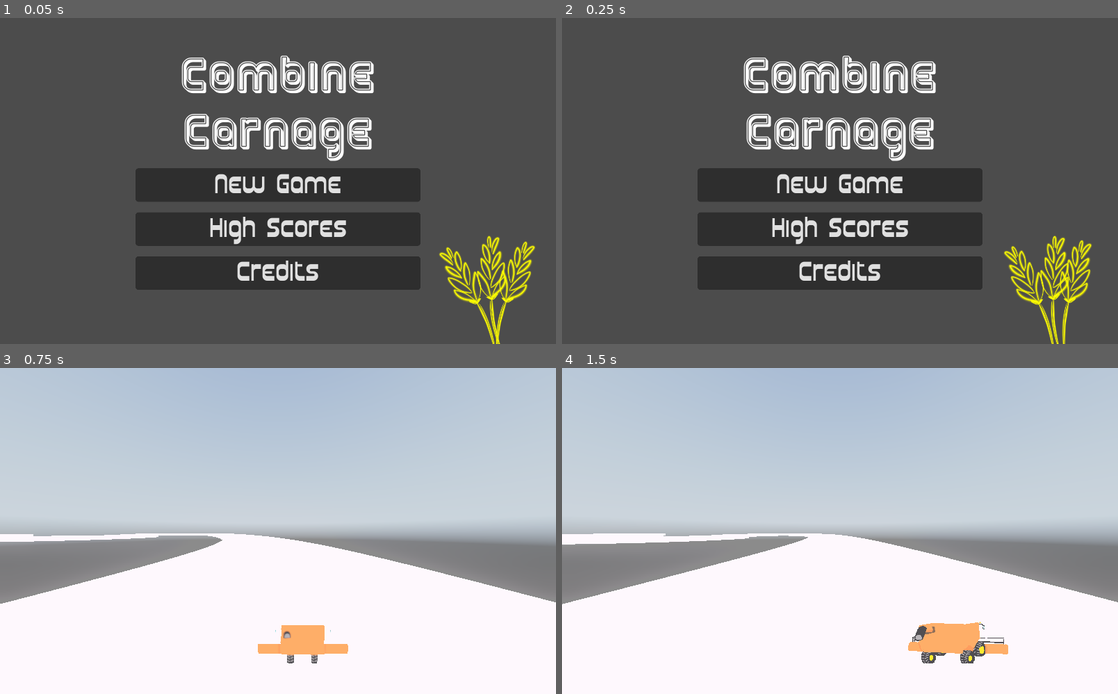
Above: before the commit, frames 1-4 (two rows, left to right).
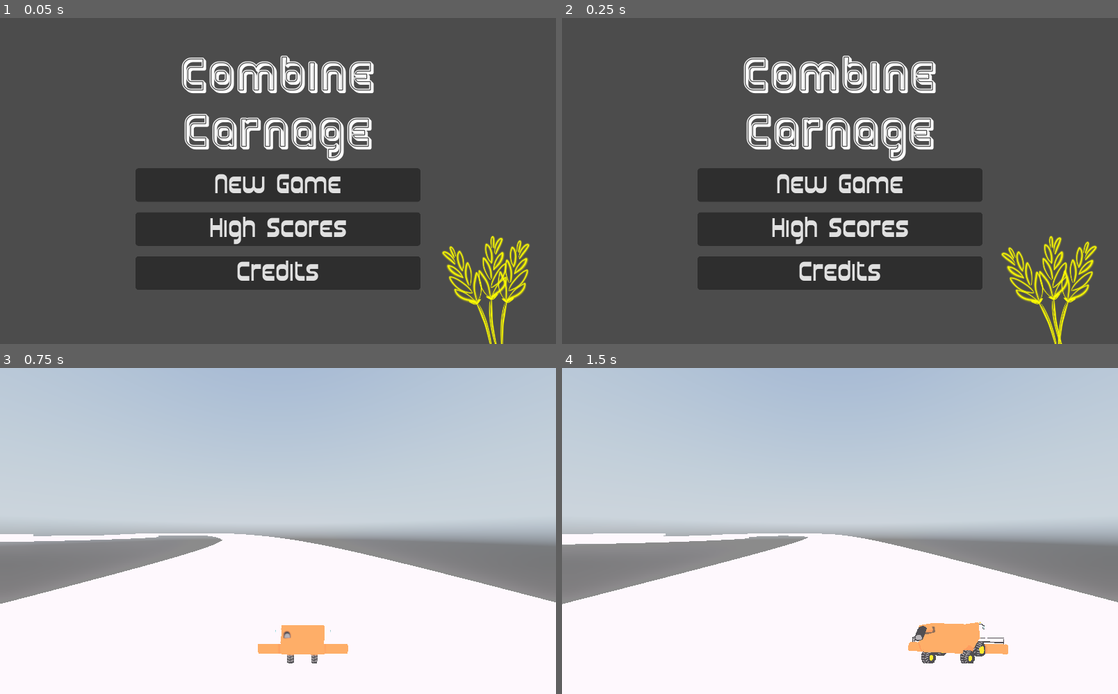
Above: after the commit, the same moments.

Repository: Timendus/ld52
Game: Godot game, scene res://MainMenu.tscn
The game is run twice, just before and just after one commit, with the same random seed, the same clock (stepped at 60 frames per second) and the same inputs. A sky picture missing from this copy of the repository is replaced by a grey-blue gradient. Sound files missing from this copy of the repository are replaced by a short silence.
Inputs:
- Up to frame 1 (0.05 s): no input
- Up to frame 2 (0.25 s): no input
- Up to frame 3 (0.75 s): click "New Game" at 0.5 s
- Up to frame 4 (1.5 s): hold Right (right) from 1.28 s (still down)

The runs differ from the first frame. In frame 1, 1.9% of the frame differs, in the area x 79-97%, y 66-100%; in frame 2, 1.9%; in frame 3, nothing differs; in frame 4, nothing differs.

Commit message:
make sure frame doesn't change in editor

Diff:
--- a/MainMenu.gd
+++ b/MainMenu.gd
@@ -3,7 +3,7 @@
 export var mainGameScene : PackedScene
 
 func _ready():
-	pass
+	$AnimatedSprite.play()
 
 func _on_New_Game_Button_button_up():
 	get_tree().change_scene(mainGameScene.resource_path)
--- a/MainMenu.tscn
+++ b/MainMenu.tscn
@@ -166,8 +166,6 @@
 scale = Vector2( 0.15, 0.15 )
 frames = SubResource( 6 )
 animation = "weave"
-frame = 5
-playing = true
 
 [connection signal="button_up" from="MainMenu/MarginContainer/VBoxContainer/VBoxContainer/MarginContainer/New Game Button" to="MainMenu" method="_on_New_Game_Button_button_up"]
 [connection signal="button_up" from="MainMenu/MarginContainer/VBoxContainer/VBoxContainer/MarginContainer2/High Scores Button" to="MainMenu" method="_on_High_Scores_Button_button_up"]
